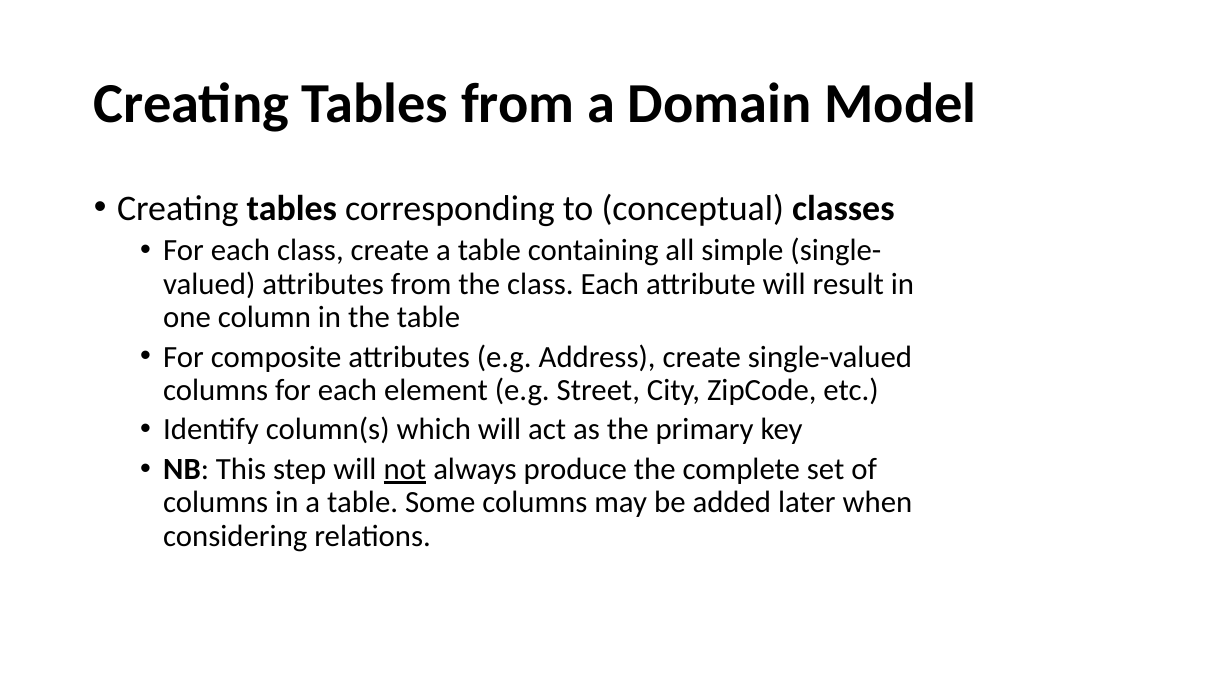
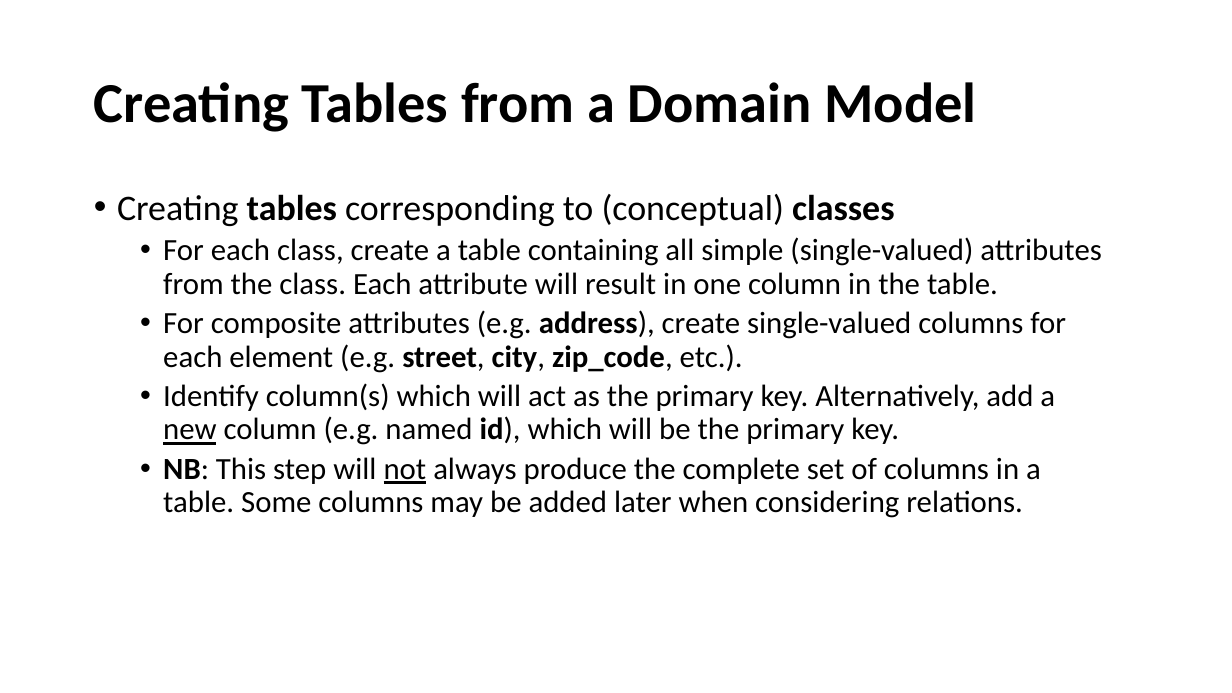
Before and after one commit to perl-easj/OOProg, a slide deck: slide 6 of Chap/DB/Presentations/DBDesign.pptx. Drawn at 1232x693 pixels with LibreOffice and Linux fonts; fonts in the diff are those of the drawing. Boxes give left, top, right and bottom in pixels: in the first picture for what was removed or moved away, otherwise in the second. Text is boxed around its words. In the diff, an @@ line names an element or a change of style, - is before the commit and + after.

```diff
--- a/Chap/DB/Presentations/DBDesign.pptx
+++ b/Chap/DB/Presentations/DBDesign.pptx
@@ text at [163,237,1102,445]: text changed @@
-  • For each class, create a table containing all simple (single-valued) attributes from the class. Each attribute will result in one column in the table
-  • For composite attributes (e.g. Address), create single-valued columns for each element (e.g. Street, City, ZipCode, etc.)
-  • Identify column(s) which will act as the primary key
+  • For each class, create a table containing all simple (single-valued) attributes from the class. Each attribute will result in one column in the table.
+  • For composite attributes (e.g. address), create single-valued columns for each element (e.g. street, city, zip_code, etc.).
+  • Identify column(s) which will act as the primary key. Alternatively, add a new column (e.g. named id), which will be the primary key.
```
Also in this commit, not shown: 1 slide added, 16 other files.
